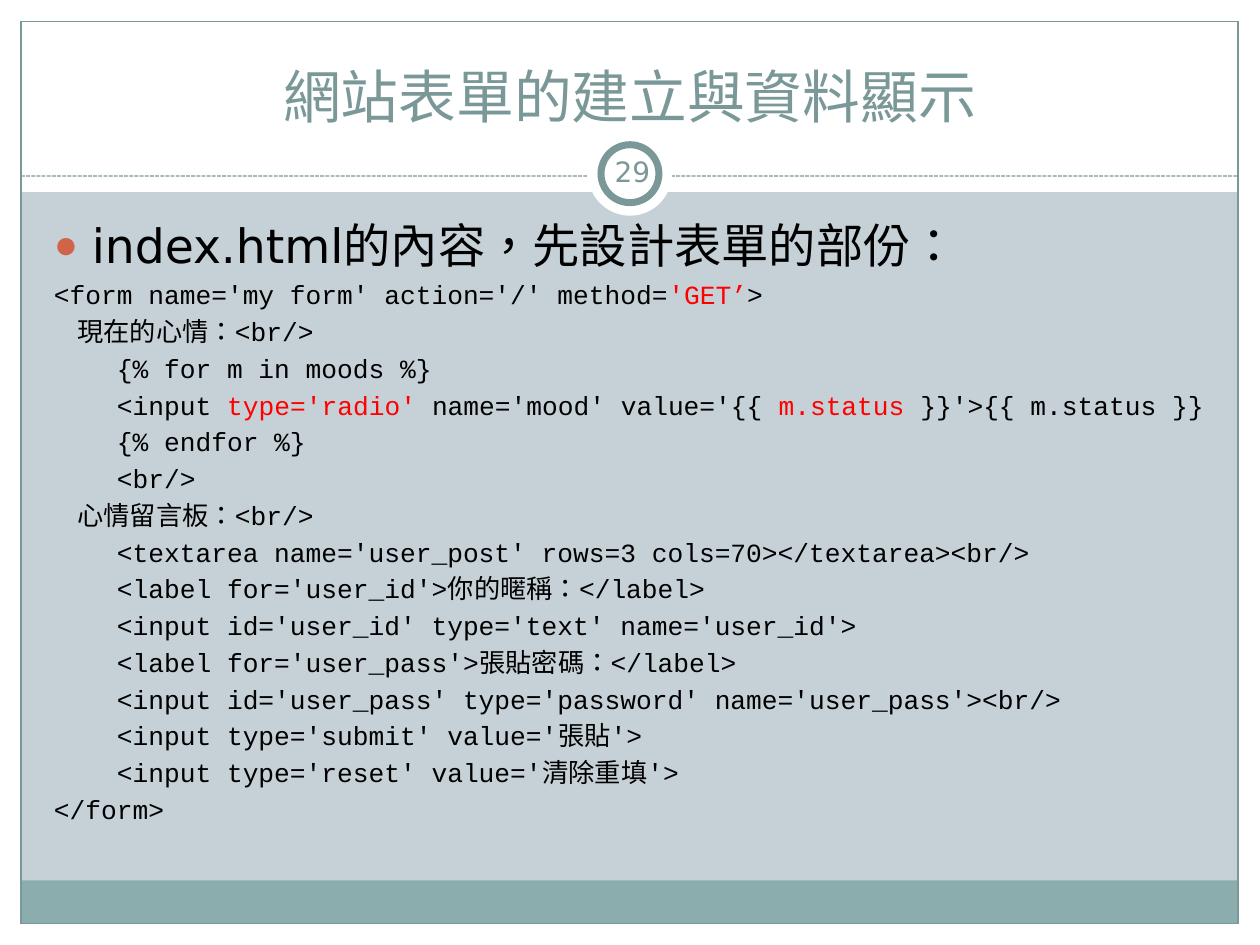
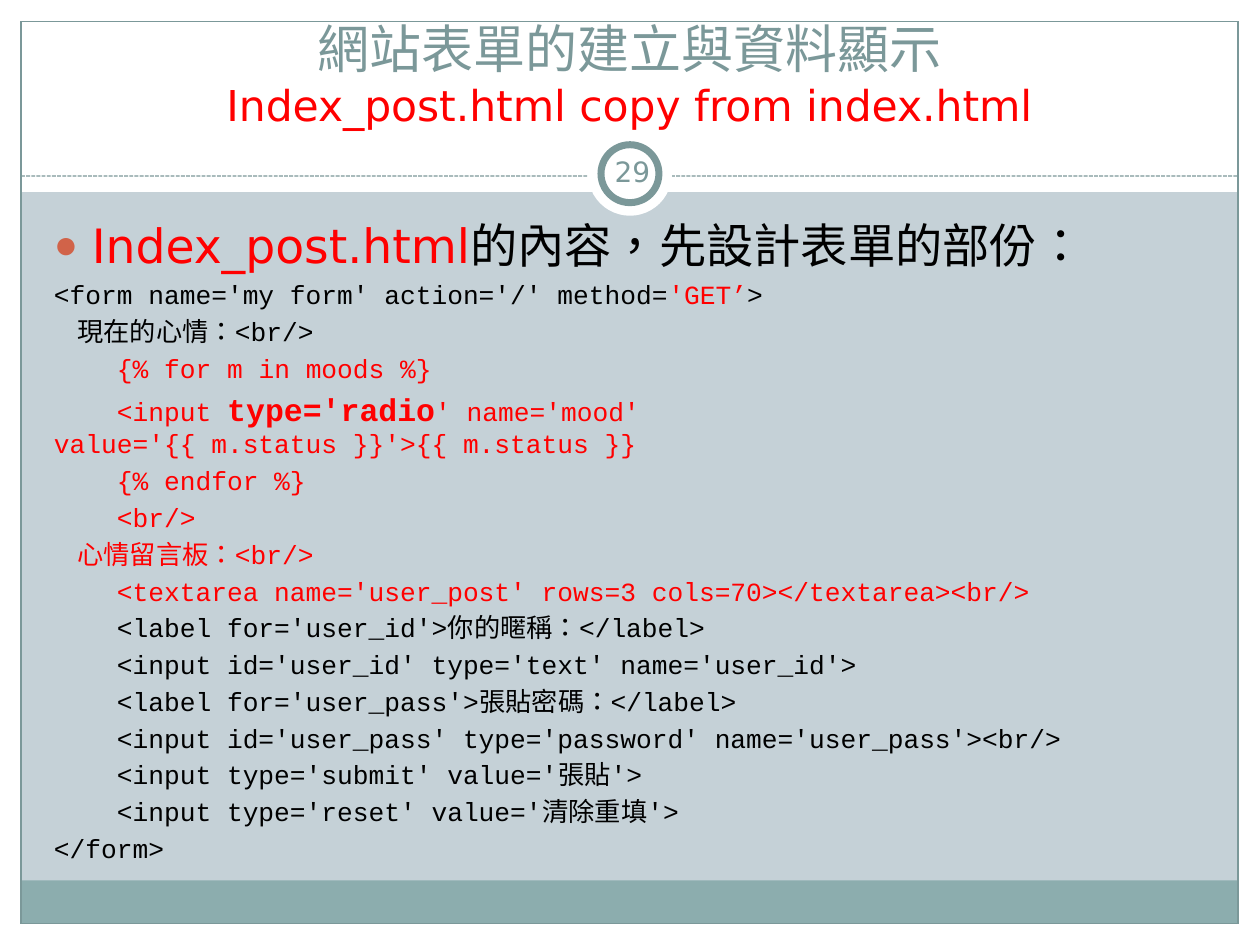
Before and after one commit to jacktea88/406django, a slide deck: slide 29 of ch08/Django4-ch08.pptx. Drawn at 1260x945 pixels with LibreOffice and Linux fonts; fonts in the diff are those of the drawing. Boxes give left, top, right and bottom in pixels: in the first picture for what was removed or moved away, otherwise in the second. Text is boxed around its words. In the diff, an @@ line names an element or a change of style, - is before the commit and + after.

Commit message:
更新ch08 表單

```diff
--- a/ch08/Django4-ch08.pptx
+++ b/ch08/Django4-ch08.pptx
@@ title at (226,21,1032,130): text changed; size 33 to 24.3 pt; text colour #7C999A to #FF0000 @@
-網站表單的建立與資料顯示
+網站表單的建立與資料顯示
+Index_post.html copy from index.html
@@ text at (92,225,1085,274): text changed; text colour #000000 to #FF0000 @@
-● index.html的內容，先設計表單的部份：
+● Index_post.html的內容，先設計表單的部份：
@@ text at (54,360,1030,607): text colour #000000 to #FF0000 in "{% for m in moods %}", "<input name='mood' value='{{ }}'>{{ m.status }}", "{% endfor %}", "<br/>" and 2 more places; size 15 to 18 pt, bold on in "type='radio'" @@
```
Also in this commit, not shown: 39 other slides changed, 1 slide added, 1 slide removed, 14 other files.
